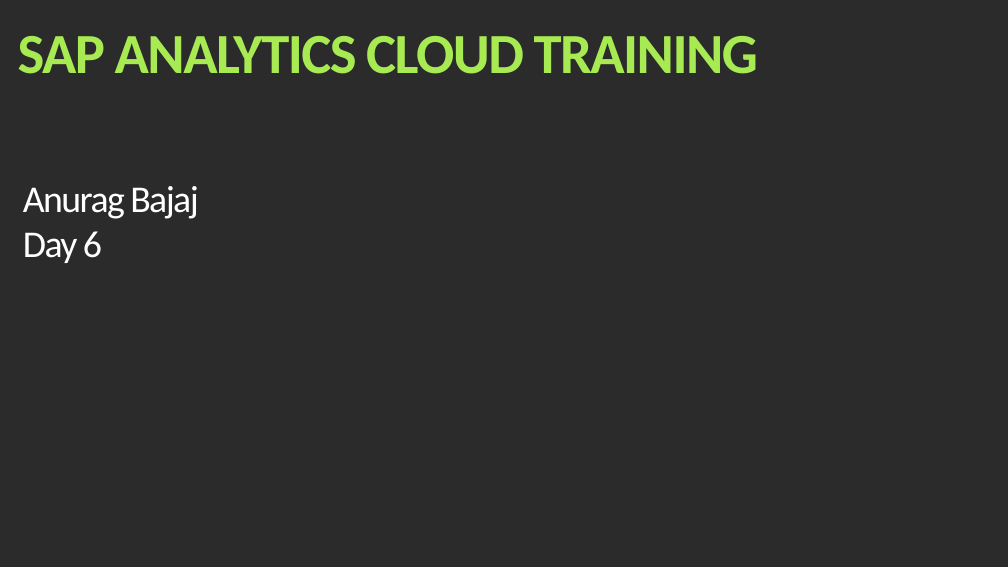
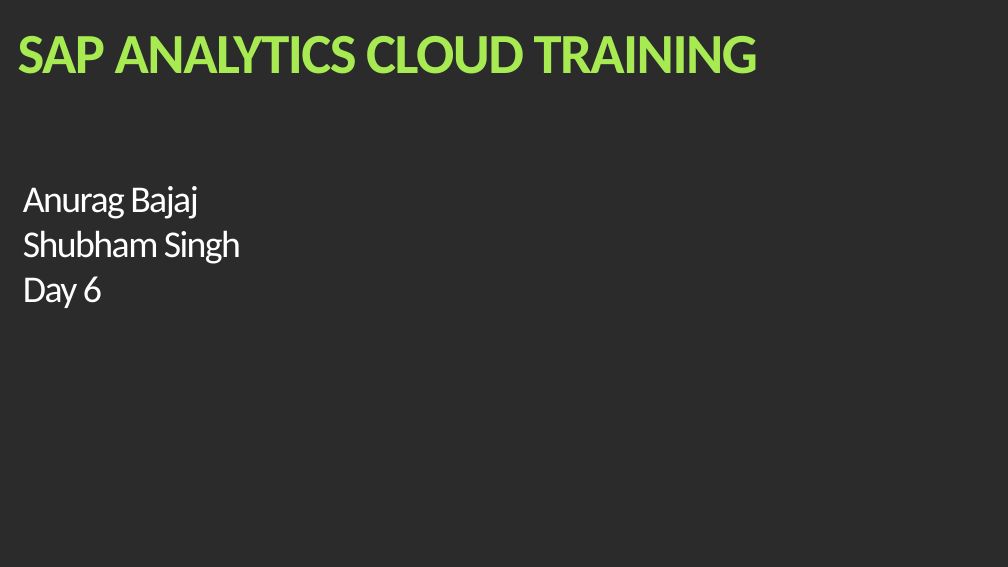
Before and after one commit to soyuztechnologies/SAC_SaamaTechnologies, a slide deck: slide 1 of day 6/SAC_Training Day 6.pptx. Drawn at 1008x567 pixels with LibreOffice and Linux fonts; fonts in the diff are those of the drawing; background and template pictures are left out; a plain dark background stands for a picture behind light text. Boxes give left, top, right and bottom in pixels: in the first picture for what was removed or moved away, otherwise in the second. Text is boxed around its words. In the diff, an @@ line names an element or a change of style, - is before the commit and + after.

```diff
--- a/day 6/SAC_Training Day 6.pptx
+++ b/day 6/SAC_Training Day 6.pptx
@@ text at bbox=[23, 230, 241, 264]: paragraph added @@
+Shubham Singh
```
Also in this commit, not shown: 4 other slides changed.
